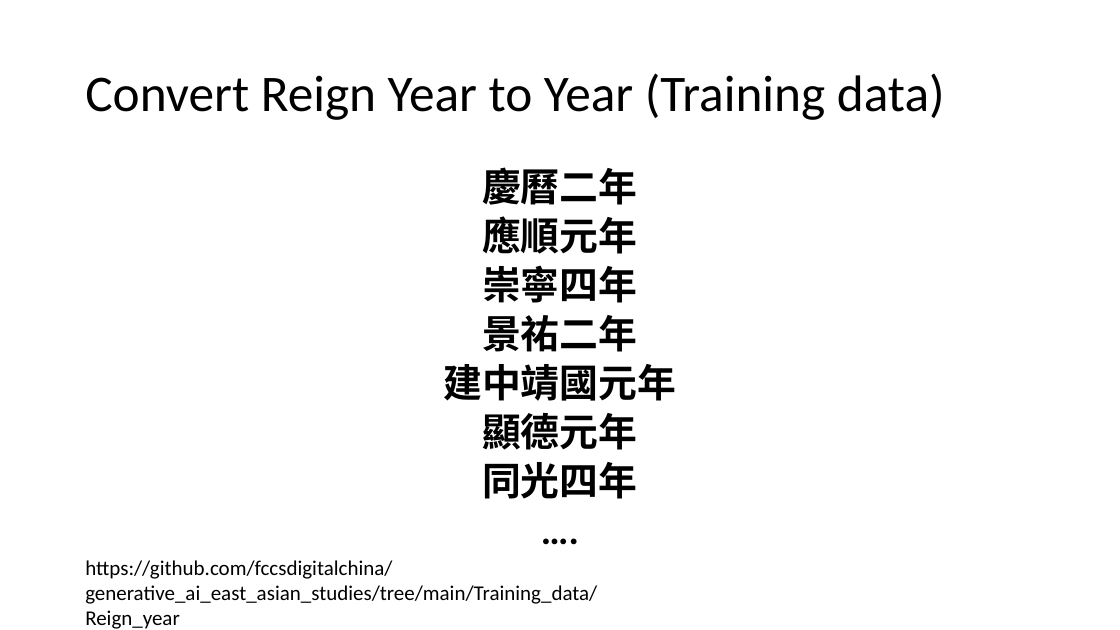
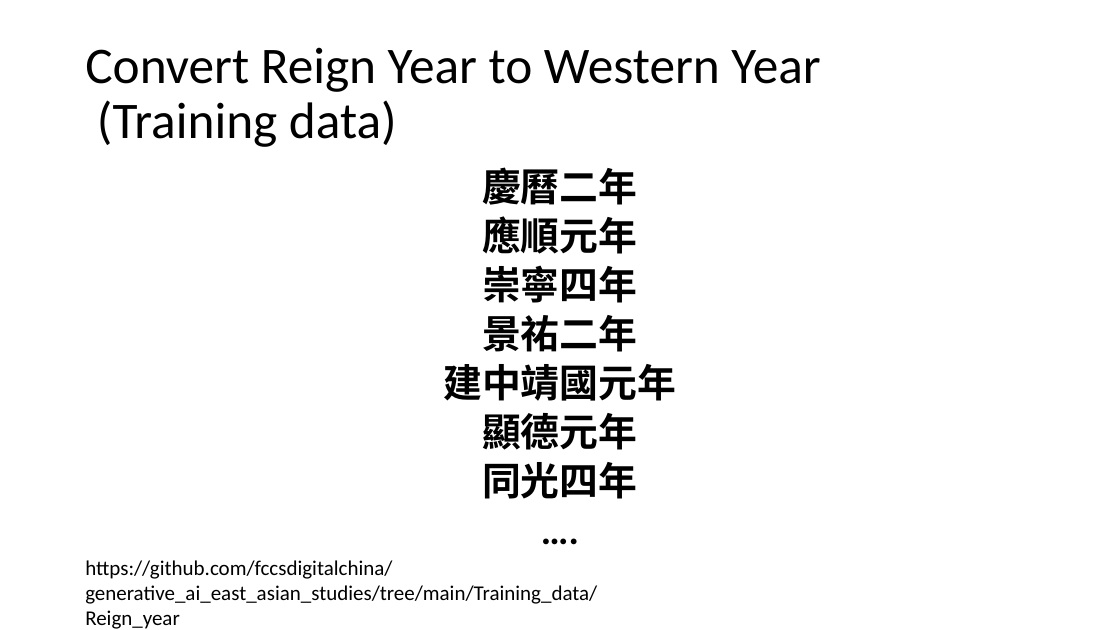
Before and after one commit to fccsdigitalchina/generative_ai_east_asian_studies, a slide deck: slide 38 of _slides/Generative AI for East Asian Studies_use cases.pptx. Drawn at 1120x630 pixels with LibreOffice and Linux fonts; fonts in the diff are those of the drawing. Boxes give left, top, right and bottom in pixels: in the first picture for what was removed or moved away, otherwise in the second. Text is boxed around its words. In the diff, an @@ line names an element or a change of style, - is before the commit and + after.

```diff
--- a/_slides/Generative AI for East Asian Studies_use cases.pptx
+++ b/_slides/Generative AI for East Asian Studies_use cases.pptx
@@ title at bbox=[85, 47, 820, 147]: text changed @@
-Convert Reign Year to Year (Training data)
+Convert Reign Year to Western Year
+(Training data)
```
Also in this commit, not shown: 11 other slides changed, 6 slides removed.
